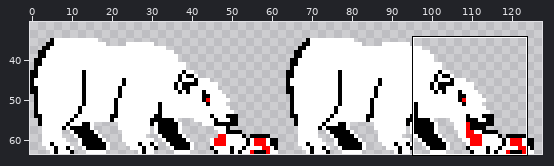
A sprite sheet gets an edit: Assets/Graphics/Sprites/Enemu/Kuollut kaveri buffetti.png. Above: a wide view before the commit, with the close-up outlined.
Close-up. First the earlier version:
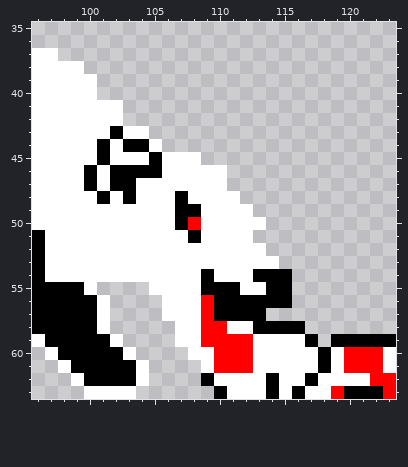
The file is 128x64 pixels. Shown: x 96..123, y 35..63. The wide view leaves out empty margins.
The result:
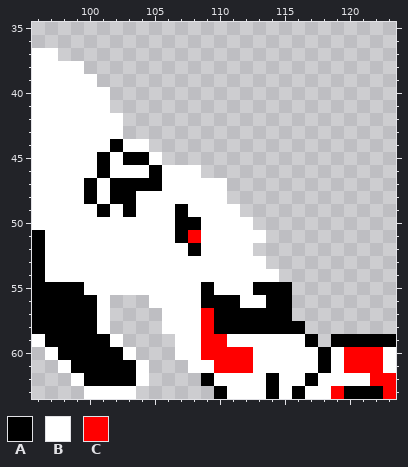
Palette (. is transparent): A #000000  B #ffffff  C #ff0000
The edit:
The author put colour A in row 57 at x 114 to 115.
Colour B becomes colour A in row 44 at x 102; in row 45 at x 103 to 104; in row 46 at x 101; in row 47 at x 104 to 105; in row 48 at x 100 and 102; in row 49 at x 101 and 103.
Colour B becomes colour A in row 51 at x 107; in row 52 at x 108; in row 55 at x 113; in row 58 at x 111 to 112.
Colour C becomes colour A in row 50 at x 108; in row 56 at x 109; in row 58 at x 110.
The author put colour B in row 40 at x 101; in row 51 at x 113; in row 55 at x 101 to 104; in row 56 at x 105; in row 58 at x 106; in row 60 at x 107.
The author put colour B in row 61 at x 108.
Colour A becomes colour B in row 43 at x 102; in row 44 at x 101 and 103 to 104; in row 45 at x 105; in row 46 at x 100 and 102 to 104; in row 48 at x 101 and 107; in row 49 at x 108.
Colour A becomes colour B in row 54 at x 109 and 113 to 114; in row 55 at x 110 to 111; in row 56 at x 112 to 113.
Colour C becomes colour B in row 59 at x 111 to 112.
Colour A becomes colour C in row 51 at x 108.
Colour B becomes colour C in row 60 at x 109.
Colour A is gone in row 54 at x 115.
Colour B is gone in row 41 at x 102; in row 43 at x 103 to 104; in row 44 at x 105; in row 45 at x 106 to 108; in row 46 at x 109 to 110; in row 48 at x 111.
Colour B is gone in row 49 at x 112; in row 50 at x 113; in row 52 at x 113; in row 53 at x 114.
Where, in picture pixels (left, top, right, bottom), the same in both close-ups:
changed: (84, 87, 292, 373)
